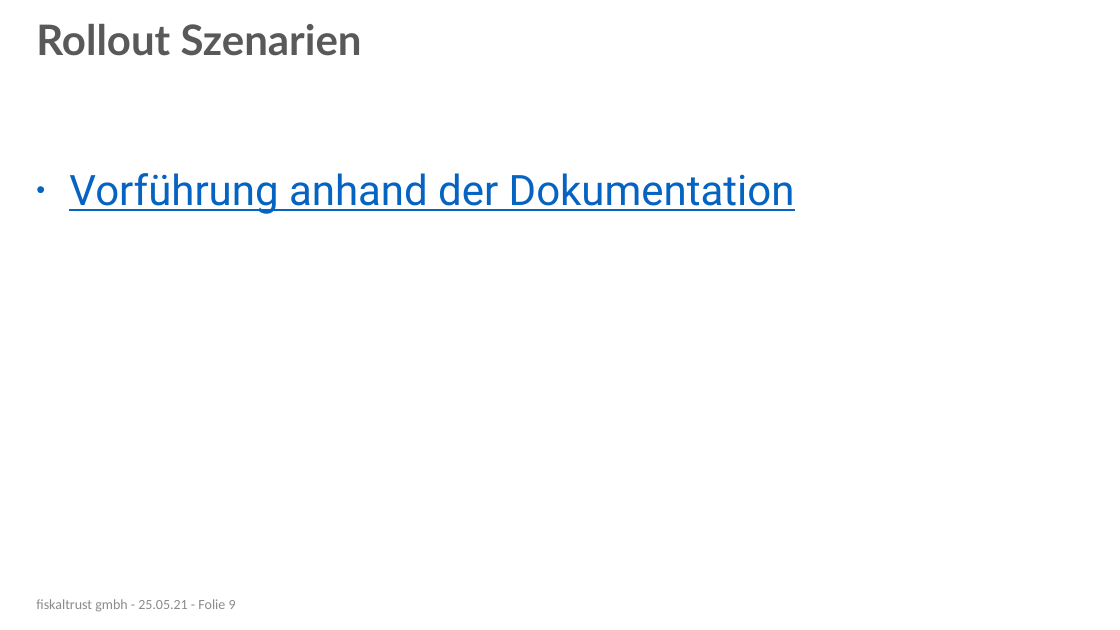
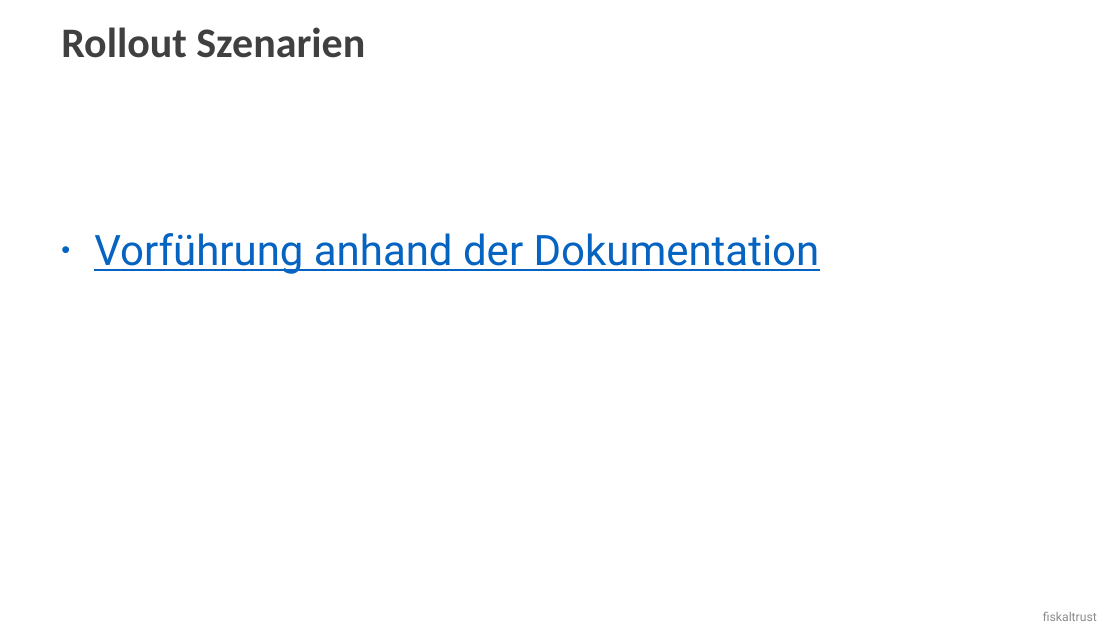
Before and after one commit to fiskaltrust/getting-started, a slide deck: slide 10 of posdealers/presentations/tech/media/posdealer-tech-rollout.pptx (slide 9 before the commit). Drawn at 1120x630 pixels with LibreOffice and Linux fonts; fonts in the diff are those of the drawing; background and template pictures are left out. Boxes give left, top, right and bottom in pixels: in the first picture for what was removed or moved away, otherwise in the second. Text is boxed around its words. In the diff, an @@ line names an element or a change of style, - is before the commit and + after.

```diff
--- a/posdealers/presentations/tech/media/posdealer-tech-rollout.pptx
+++ b/posdealers/presentations/tech/media/posdealer-tech-rollout.pptx
@@ title "Rollout Szenarien": place and size @@
-title "Rollout Szenarien" at [36,24,362,56]
+title "Rollout Szenarien" at [61,27,365,58]
@@ title "Rollout Szenarien" at [61,27,365,58]: font Lato to Calibri, text colour #595959 to #404040; vertical alignment middle to top @@
@@ text "Vorführung anhand der Dokumentation": place and size @@
-text "Vorführung anhand der Dokumentation" at [69,173,795,214]
+text "Vorführung anhand der Dokumentation" at [94,233,820,274]
@@ text removed at [36,599,236,612] @@
-fiskaltrust gmbh - 25.05.21 - Folie 9
@@ text added at [1043,612,1097,621], 10.5 pt, text #8C8C8C @@
+fiskaltrust
```
Also in this commit, not shown: 9 other slides changed, 2 slides added, 2 slides removed, 3 other files.
